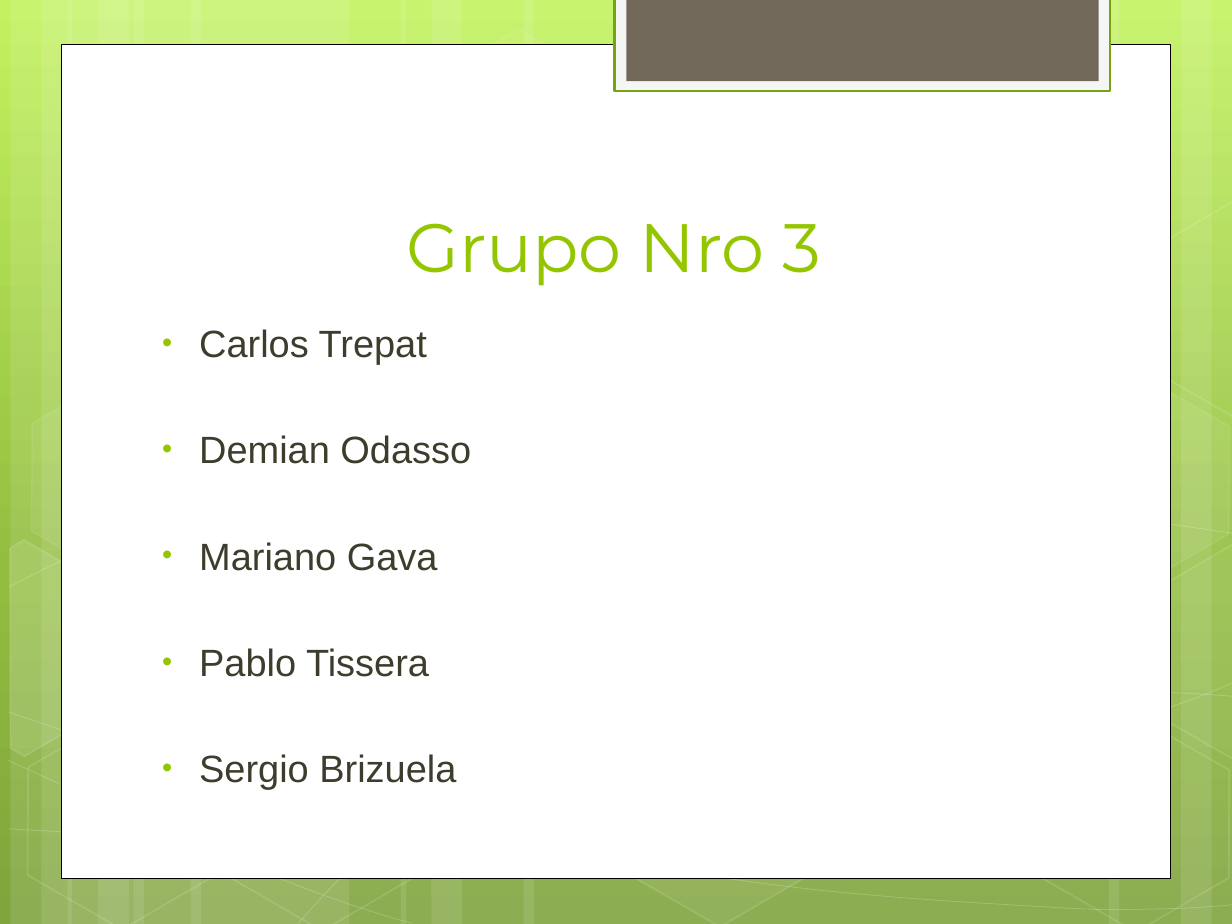
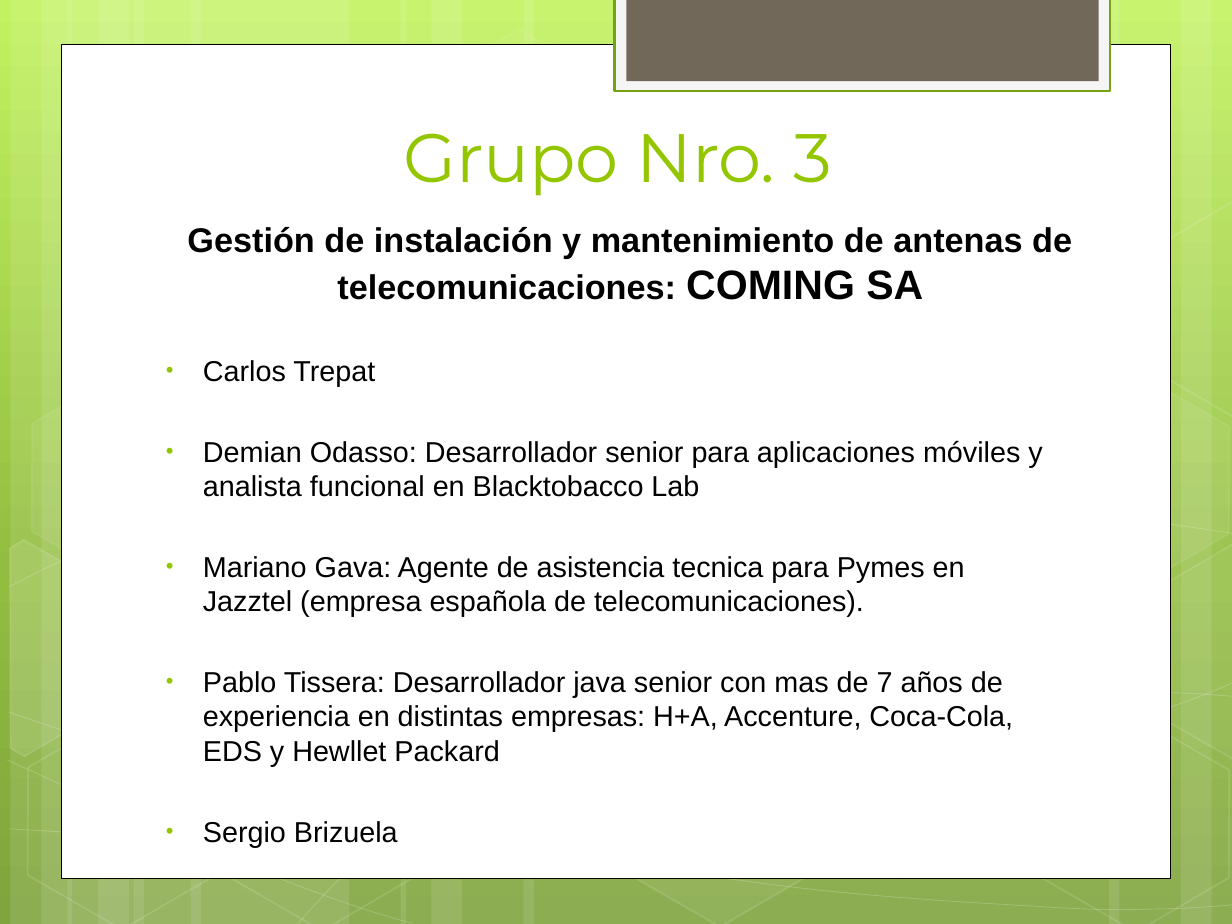
Before and after one commit to ptissera/habilitacion-profesional-2012-4k4, a slide deck: slide 2 of Documentacion/Informe Preliminar/Presentacion Informe Preliminar.pptx. Drawn at 1232x924 pixels with LibreOffice and Linux fonts; fonts in the diff are those of the drawing. Boxes give left, top, right and bottom in pixels: in the first picture for what was removed or moved away, otherwise in the second. Text is boxed around its words. In the diff, an @@ line names an element or a change of style, - is before the commit and + after.

```diff
--- a/Documentacion/Informe Preliminar/Presentacion Informe Preliminar.pptx
+++ b/Documentacion/Informe Preliminar/Presentacion Informe Preliminar.pptx
@@ title at (x1=403, y1=133, x2=832, y2=196): text changed @@
-Grupo Nro 3
+Grupo Nro. 3
@@ text added at (x1=187, y1=227, x2=1072, y2=300), 20 pt, text #000000, bold @@
+Gestión de instalación y mantenimiento de antenas de telecomunicaciones: COMING SA
@@ text "Carlos Trepat" moved from (x1=199, y1=329, x2=471, y2=790) to (x1=203, y1=360, x2=1042, y2=766) @@
@@ text at (x1=203, y1=360, x2=375, y2=386): size 22.2 to 16.8 pt, text colour #3E3D2D to #000000 in "Carlos Trepat", "Sergio Brizuela"; less space between paragraphs @@
@@ text at (x1=203, y1=440, x2=1042, y2=766): text changed; size 22.2 to 16.8 pt; text colour #3E3D2D to #000000 @@
-• Demian Odasso
-• Mariano Gava
-• Pablo Tissera
+• Demian Odasso: Desarrollador senior para aplicaciones móviles y analista funcional en Blacktobacco Lab
+• Mariano Gava: Agente de asistencia tecnica para Pymes en Jazztel (empresa española de telecomunicaciones).
+• Pablo Tissera: Desarrollador java senior con mas de 7 años de experiencia en distintas empresas: H+A, Accenture, Coca-Cola, EDS y Hewllet Packard
```
Also in this commit, not shown: 4 other slides changed.
